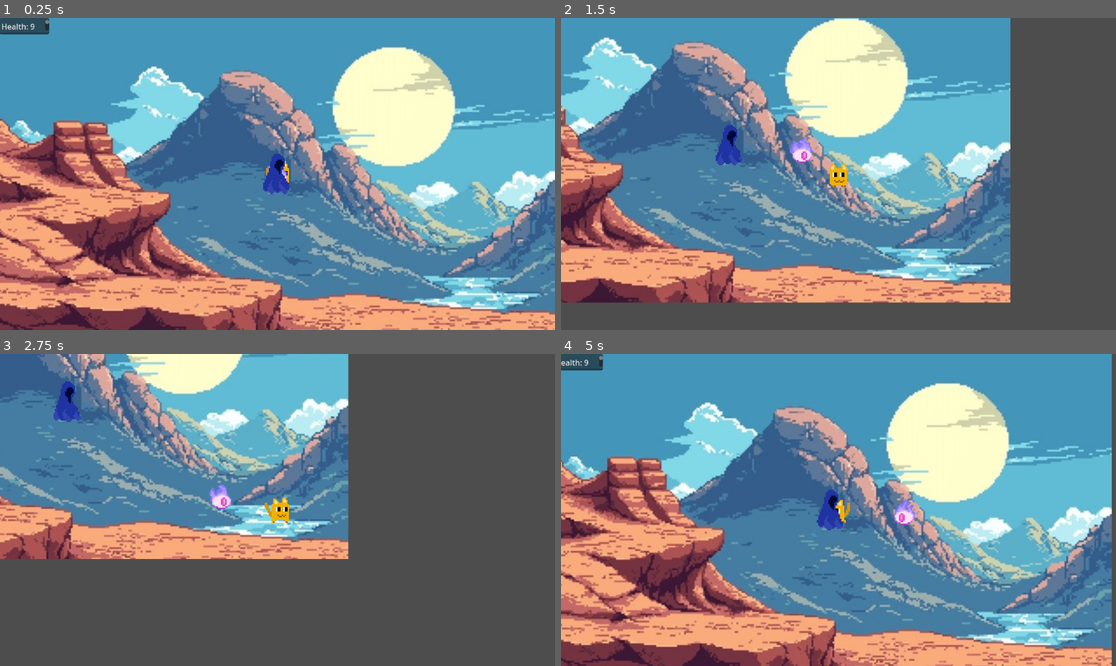
Above: before the commit, frames 1-4 (two rows, left to right).
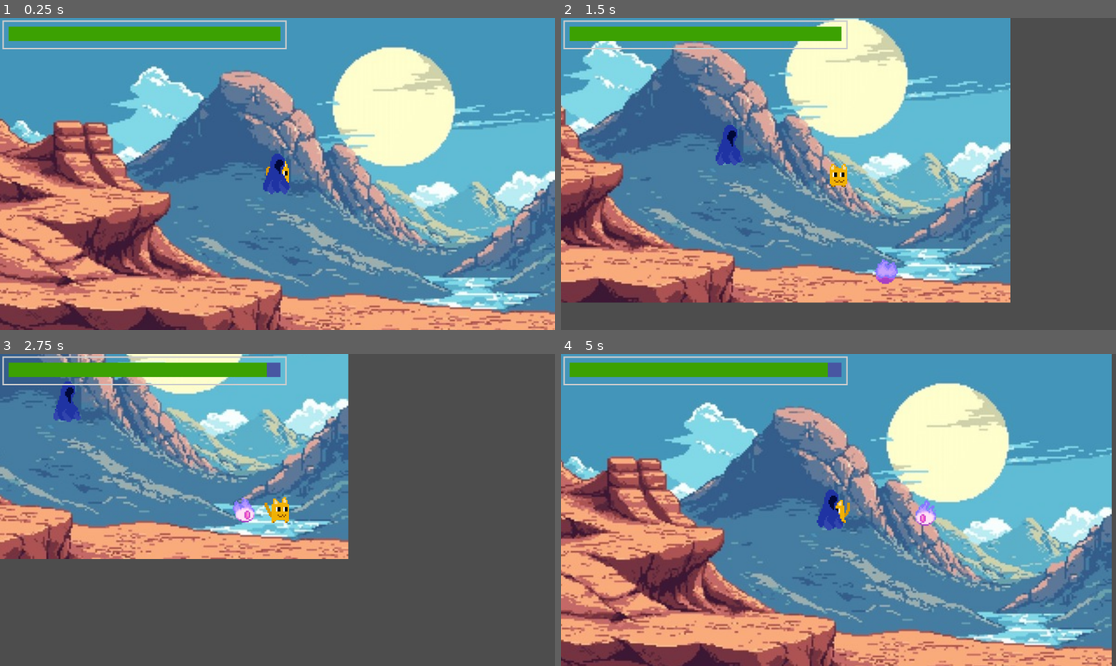
Above: after the commit, the same moments.

Repository: InvertedCarrot/PIXEL-JAM-2025
Game: Godot game, scene res://scenes/levels/level_debug.tscn
Same seed, same stepped clock (60 frames per second), same inputs: the game is played once before the commit and once after it.
Inputs:
- Up to frame 1 (0.25 s): no input
- Up to frame 2 (1.5 s): tap Enter at 0.5 s; hold Right (right) 0.53-1.28 s; hold Down (down) from 1.28 s (still down)
- Up to frame 3 (2.75 s): release Down (down) at 2.03 s; hold Right (right) from 2.03 s (still down)
- Up to frame 4 (5 s): release Right (right) at 2.78 s; hold Up (up) 2.78-3.53 s; hold Left (left) from 3.53 s (still down)

The runs differ from the first frame. In frame 1, 3.3% of the frame differs, in the area x 0-52%, y 0-53%; in frame 2, 3.5%; in frame 3, 3.4%; in frame 4, 3.6%, in the area x 0-68%, y 0-56%.

Commit message:
healthbar kinda

Diff:
--- a/globals/globals.gd
+++ b/globals/globals.gd
@@ -1,3 +1,4 @@
 extends Node
 
-var health = 10
+var health = 100
+var MAX_HEALTH = 100
--- /dev/null
+++ b/scenes/UI/healthbar/healthbar.gd
@@ -0,0 +1,23 @@
+extends CanvasLayer
+
+# Called when the node enters the scene tree for the first time.
+func _ready() -> void:
+	pass # Replace with function body.
+
+
+# Called every frame. 'delta' is the elapsed time since the previous frame.
+func _process(delta: float) -> void:
+	var percent = float(Globals.health)/(Globals.MAX_HEALTH) * 100 # need to do this for FP stuff
+	%HealthBar.value = percent
+	if percent >= 70:
+		%HealthBar.add_theme_stylebox_override("fill", get_colored_style(Color8(60, 161, 2))) # Green
+	elif percent >= 30:
+		%HealthBar.add_theme_stylebox_override("fill", get_colored_style(Color8(199, 146, 2))) # Yellow
+	else:
+		%HealthBar.add_theme_stylebox_override("fill", get_colored_style(Color8(255, 105, 36))) # Red
+
+
+func get_colored_style(color: Color) -> StyleBoxFlat:
+	var style = StyleBoxFlat.new()
+	style.bg_color = color
+	return style
--- /dev/null
+++ b/scenes/UI/healthbar/healthbar.tscn
@@ -0,0 +1,58 @@
+[gd_scene load_steps=5 format=3 uid="uid://c100e6hgm76ay"]
+
+[ext_resource type="Script" path="res://scenes/UI/healthbar/healthbar.gd" id="1_hoq6d"]
+
+[sub_resource type="StyleBoxFlat" id="StyleBoxFlat_e3sx0"]
+bg_color = Color(0.6, 0.6, 0.6, 0)
+border_width_left = 3
+border_width_top = 3
+border_width_right = 3
+border_width_bottom = 3
+corner_detail = 20
+
+[sub_resource type="StyleBoxFlat" id="StyleBoxFlat_kirro"]
+bg_color = Color(0.282353, 0.337255, 0.635294, 1)
+
+[sub_resource type="StyleBoxFlat" id="StyleBoxFlat_tamin"]
+bg_color = Color(0.486275, 0.552941, 0.843137, 1)
+
+[node name="Healthbar" type="CanvasLayer"]
+script = ExtResource("1_hoq6d")
+
+[node name="MarginContainer" type="MarginContainer" parent="."]
+anchors_preset = 10
+anchor_right = 1.0
+offset_right = -552.0
+offset_bottom = 61.0
+grow_horizontal = 2
+theme_override_constants/margin_left = 5
+theme_override_constants/margin_top = 5
+theme_override_constants/margin_right = 5
+
+[node name="PanelContainer" type="PanelContainer" parent="MarginContainer"]
+layout_mode = 2
+theme_override_styles/panel = SubResource("StyleBoxFlat_e3sx0")
+
+[node name="MarginContainer" type="MarginContainer" parent="MarginContainer/PanelContainer"]
+layout_mode = 2
+theme_override_constants/margin_left = 10
+theme_override_constants/margin_top = 10
+theme_override_constants/margin_right = 10
+theme_override_constants/margin_bottom = 10
+
+[node name="VBoxContainer" type="VBoxContainer" parent="MarginContainer/PanelContainer/MarginContainer"]
+layout_mode = 2
+
+[node name="HealthBar" type="ProgressBar" parent="MarginContainer/PanelContainer/MarginContainer/VBoxContainer"]
+unique_name_in_owner = true
+custom_minimum_size = Vector2(0, 30)
+layout_mode = 2
+size_flags_vertical = 6
+size_flags_stretch_ratio = 27.0
+theme_override_styles/background = SubResource("StyleBoxFlat_kirro")
+theme_override_styles/fill = SubResource("StyleBoxFlat_tamin")
+value = 50.0
+show_percentage = false
+
+[node name="HBoxContainer2" type="HBoxContainer" parent="MarginContainer/PanelContainer/MarginContainer/VBoxContainer"]
+layout_mode = 2
--- a/scenes/entities/cat/cat.gd
+++ b/scenes/entities/cat/cat.gd
@@ -9,4 +9,4 @@
 
 
 func _on_area_2d_area_entered(area: Area2D) -> void:
-	Globals.health -=1
+	Globals.health -=5
--- a/scenes/entities/entity.gd
+++ b/scenes/entities/entity.gd
@@ -6,11 +6,13 @@
 @export var speed: float
 var direction: Vector2
 
+var start_position = Vector2.ZERO
+
 # Set to false for auto-controlled characters
 var can_control: bool = false
 
 func _ready() -> void:
-	position = Vector2.ZERO
+	position = start_position
 
 
 func _process(delta: float) -> void:
--- a/scenes/entities/fireball/fireball.gd
+++ b/scenes/entities/fireball/fireball.gd
@@ -2,11 +2,11 @@
 
 func _ready() -> void:
 	can_control = false
-	position = Vector2(500,500)
+	start_position = Vector2(500,500)
 	super()
 
 func _process(delta: float) -> void:
-	direction = $"../Cat".position - position
+	direction = ($"../Cat".position - position).normalized()
 	velocity = direction * speed
 	move_and_slide()
 	super(delta)
--- a/scenes/entities/fireball/fireball.tscn
+++ b/scenes/entities/fireball/fireball.tscn
@@ -104,7 +104,7 @@
 collision_layer = 2
 collision_mask = 2
 script = ExtResource("2_tnljr")
-speed = 2.0
+speed = 200.0
 
 [node name="EntityImage" parent="." index="0"]
 texture = ExtResource("2_l366j")
--- a/scenes/healthbar/healthbar.gd
+++ /dev/null
@@ -1,11 +0,0 @@
-extends Node2D
-
-# Called when the node enters the scene tree for the first time.
-func _ready() -> void:
-	pass # Replace with function body.
-
-
-# Called every frame. 'delta' is the elapsed time since the previous frame.
-func _process(delta: float) -> void:
-	$TextEdit.text = "Health: "+str(Globals.health)
-	pass
--- a/scenes/healthbar/healthbar.tscn
+++ /dev/null
@@ -1,18 +0,0 @@
-[gd_scene load_steps=3 format=3 uid="uid://c100e6hgm76ay"]
-
-[ext_resource type="Script" path="res://scenes/healthbar/healthbar.gd" id="1_hoq6d"]
-[ext_resource type="Texture2D" uid="uid://bin7iqw5ru041" path="res://assets/health_placeholder.png" id="2_3datx"]
-
-[node name="Healthbar" type="Node2D"]
-script = ExtResource("1_hoq6d")
-
-[node name="HeartImage" type="Sprite2D" parent="."]
-visible = false
-texture = ExtResource("2_3datx")
-
-[node name="TextEdit" type="TextEdit" parent="."]
-offset_right = 103.0
-offset_bottom = 34.0
-text = "Health: "
-placeholder_text = "YOLO"
-metadata/_edit_use_anchors_ = true
--- a/scenes/levels/level_debug.tscn
+++ b/scenes/levels/level_debug.tscn
@@ -1,9 +1,9 @@
 [gd_scene load_steps=6 format=3 uid="uid://dxg4ddslja36"]
 
-[ext_resource type="Texture2D" uid="uid://cc3tcfdssn0ru" path="res://assets/placeholder_background.jpg" id="1_d15l8"]
+[ext_resource type="Texture2D" uid="uid://dpgxyggti58ow" path="res://assets/placeholder_background.jpg" id="1_d15l8"]
 [ext_resource type="PackedScene" uid="uid://bkh4c6v2mbx4k" path="res://scenes/entities/cat/cat.tscn" id="2_xdcg5"]
 [ext_resource type="PackedScene" uid="uid://cnaiwqoaoxh5b" path="res://scenes/entities/fireball/fireball.tscn" id="3_u4f2v"]
-[ext_resource type="PackedScene" uid="uid://c100e6hgm76ay" path="res://scenes/healthbar/healthbar.tscn" id="4_u3ta5"]
+[ext_resource type="PackedScene" uid="uid://c100e6hgm76ay" path="res://scenes/UI/healthbar/healthbar.tscn" id="4_u3ta5"]
 [ext_resource type="PackedScene" uid="uid://dhr52l8yyg2hc" path="res://scenes/entities/reaper/reaper.tscn" id="5_g5m4i"]
 
 [node name="LevelDebug" type="Node2D"]
@@ -20,7 +20,6 @@
 [node name="Fireball" parent="." instance=ExtResource("3_u4f2v")]
 
 [node name="Healthbar" parent="." instance=ExtResource("4_u3ta5")]
-position = Vector2(-577, -324)
 
 [node name="Reaper" parent="." instance=ExtResource("5_g5m4i")]
 speed = 75.0
Binary file removed: assets/health_placeholder.png
Not shown: 1 places in scenes/entities/cat/cat.tscn that only renumber resources
Not shown: 1 places in scenes/entities/fireball/fireball.tscn that only renumber resources
